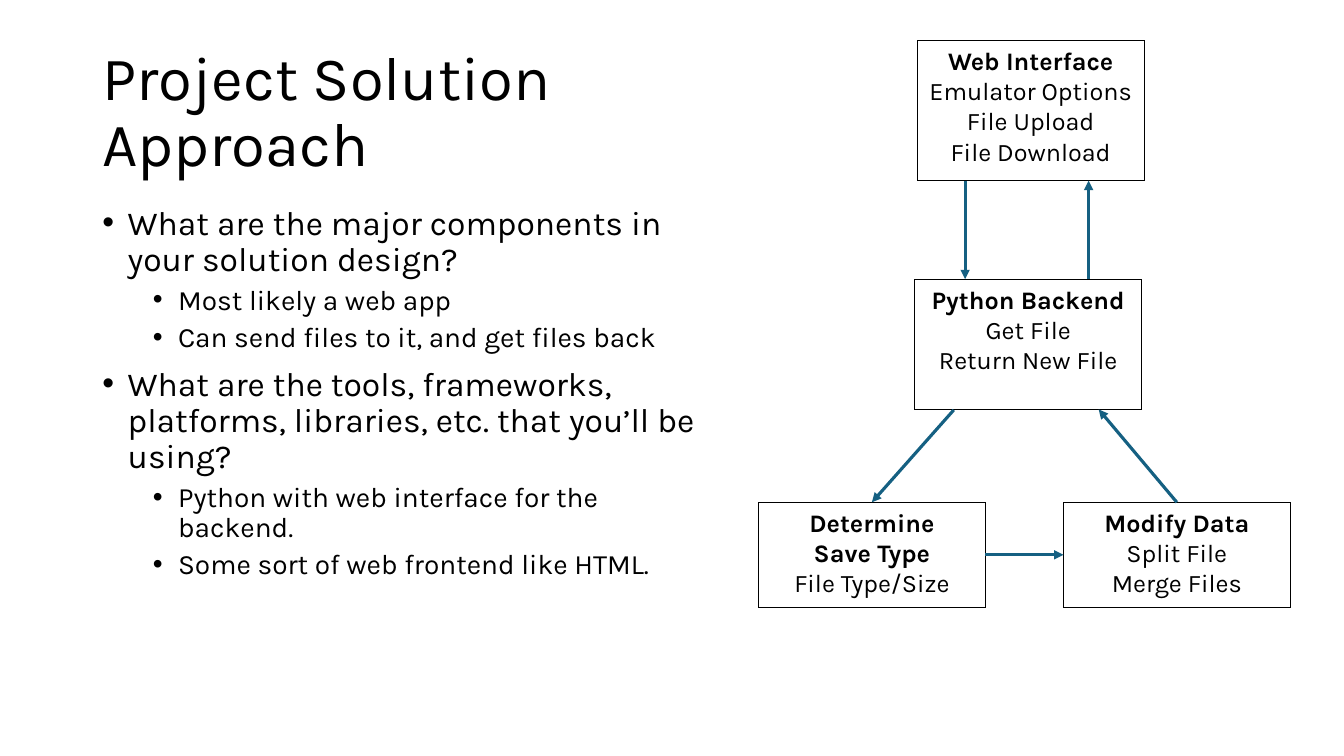
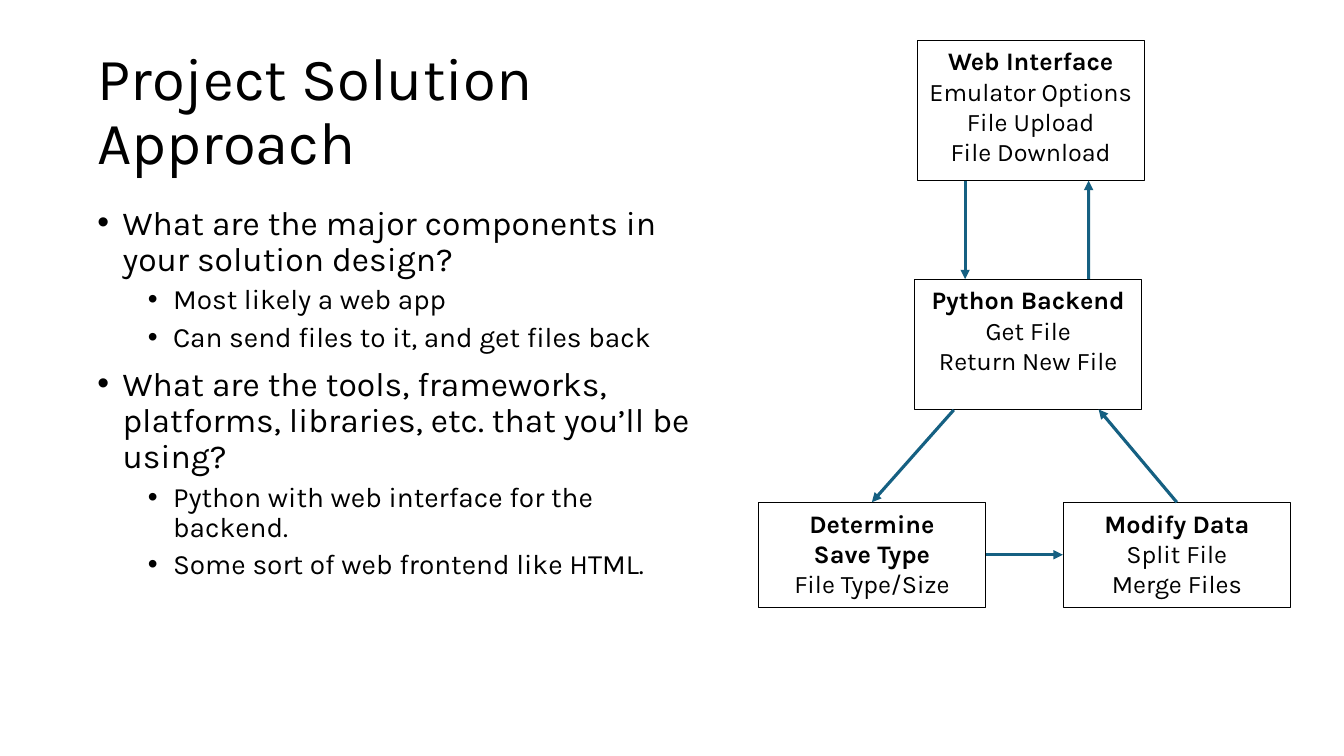
Before and after one commit to Sanmeet-EWU/cscd-350-project-team-slippee, a slide deck: slide 5 of the finalone.pptx. Drawn at 1344x756 pixels with LibreOffice and Linux fonts; fonts in the diff are those of the drawing. Boxes give left, top, right and bottom in pixels: in the first picture for what was removed or moved away, otherwise in the second. Text is boxed around its words. In the diff, an @@ line names an element or a change of style, - is before the commit and + after.

```diff
--- a/the finalone.pptx
+++ b/the finalone.pptx
@@ title "Project Solution Approach" at [97, 59, 533, 178]: size 44 to 42.7 pt @@
@@ text "What are the major components ...": place and size @@
-text "What are the major components ..." at [128, 212, 694, 575]
+text "What are the major components ..." at [123, 212, 689, 575]
```
Also in this commit, not shown: 4 other slides changed, 3 slides added, 1 slide removed.
